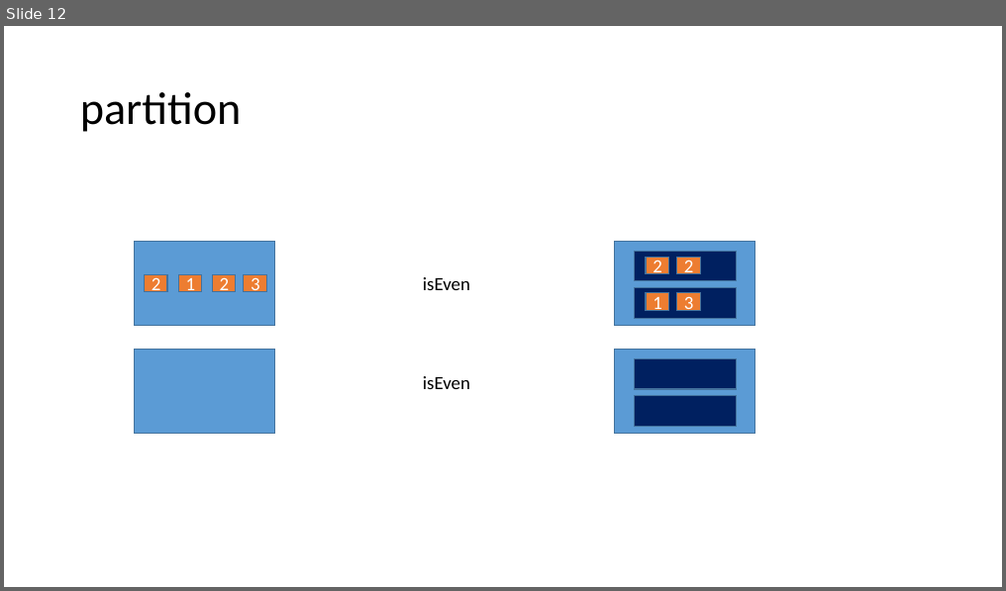
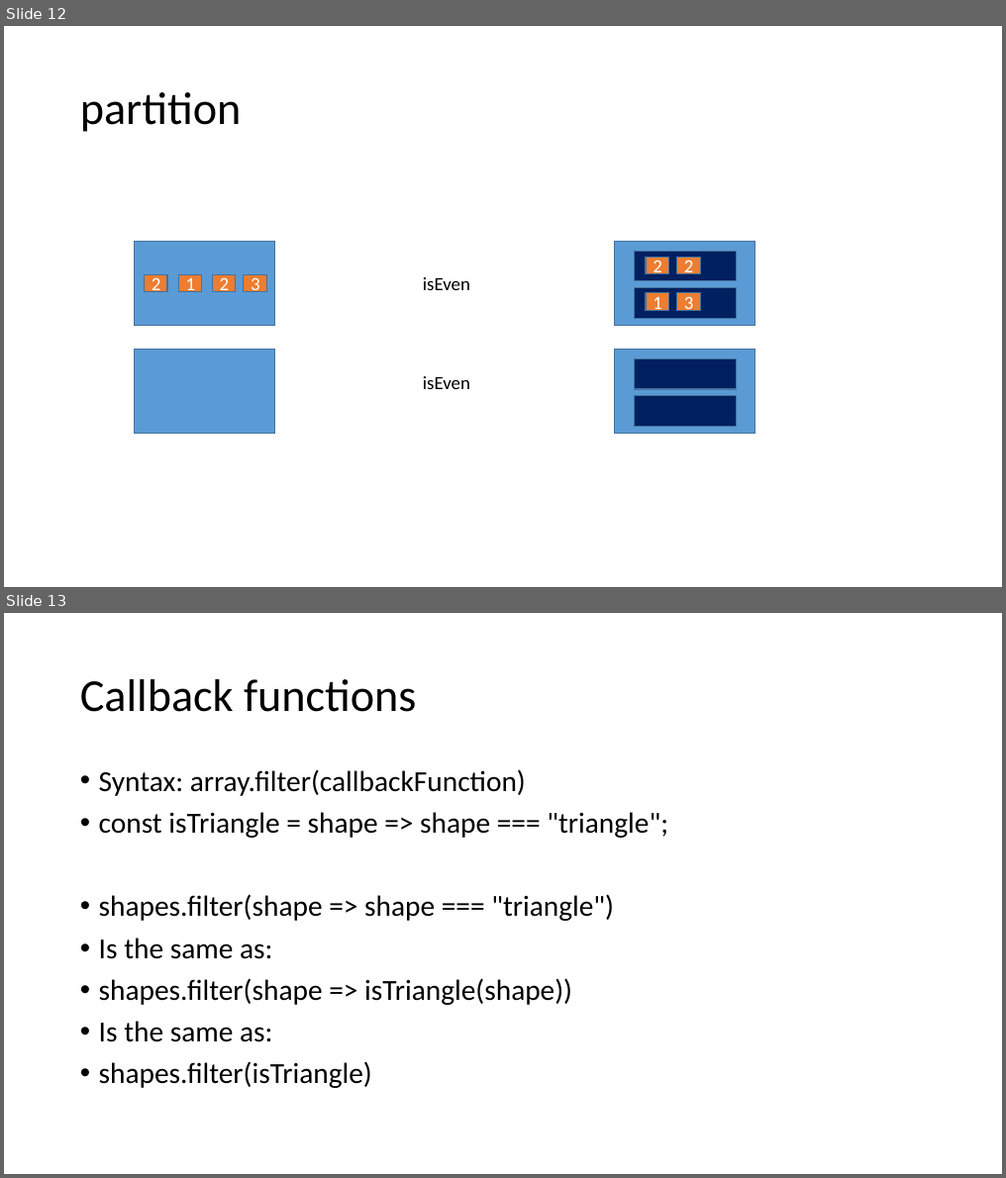
Before and after one commit to morotsman/lecture_functional_programming, a slide deck: lodash/List.pptx. Shown one above the other, each under a label of ours: slide 12 before the commit, slides 12 and 13 after it. The pictures are 1006x591 and 1006x1178 pixels, drawn with LibreOffice and Linux fonts; fonts in the diff are those of the drawing. Boxes give left, top, right and bottom in pixels: in the first picture for what was removed or moved away, otherwise in the second. Text is boxed around its words. In the diff, an @@ line names an element or a change of style, - is before the commit and + after.

```diff
--- a/lodash/List.pptx
+++ b/lodash/List.pptx
@@ slide 13 added at bbox=[4, 613, 1002, 1174], background #FFFFFF @@
@@ title added at bbox=[80, 679, 416, 712], 44 pt, text #000000 @@
+Callback functions
@@ text added at bbox=[99, 769, 668, 1088], 28 pt, text #000000 @@
+• Syntax: array.filter(callbackFunction)
+• const isTriangle = shape => shape === "triangle";
+• shapes.filter(shape => shape === "triangle")
+• Is the same as:
+• shapes.filter(shape => isTriangle(shape))
+• Is the same as:
+• shapes.filter(isTriangle)
```
Also in this commit, not shown: 16 other files.
